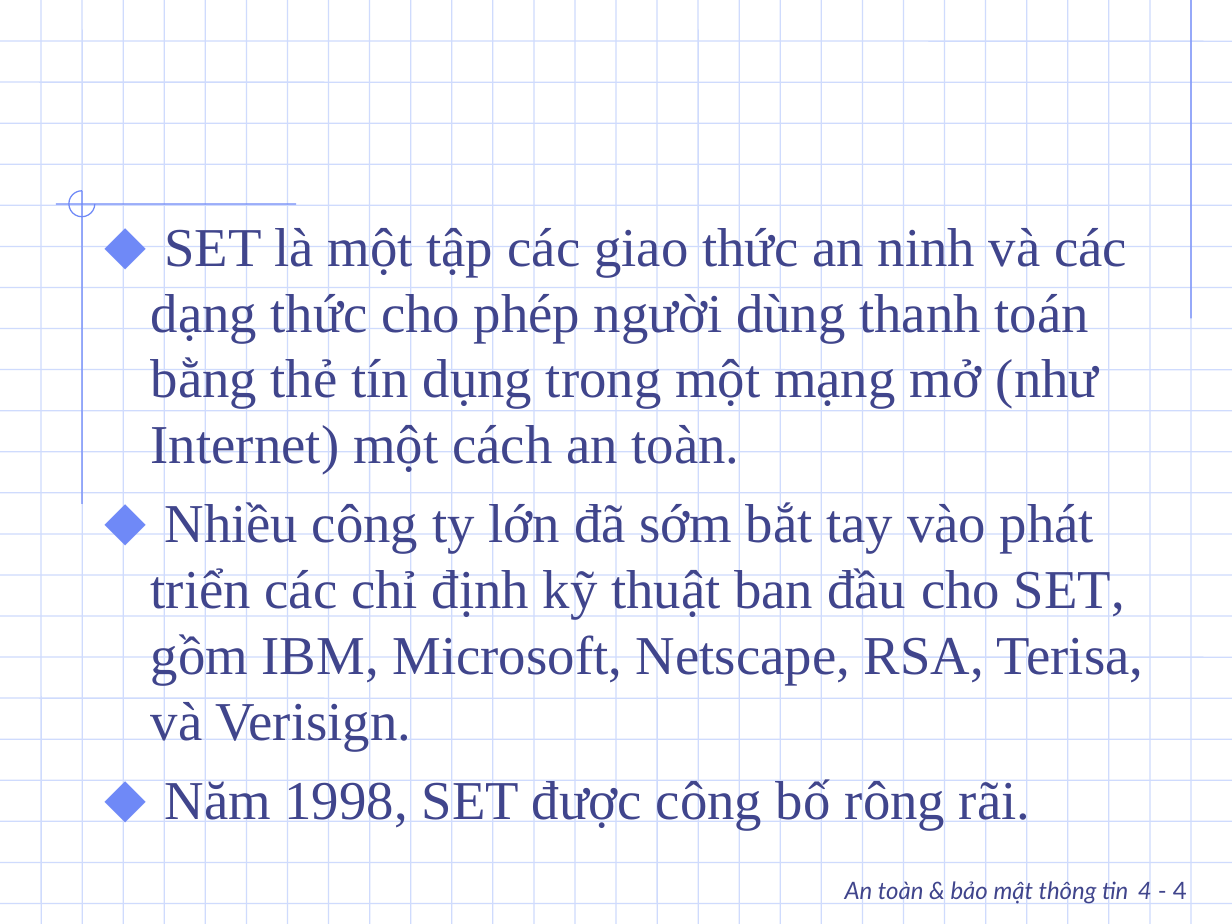
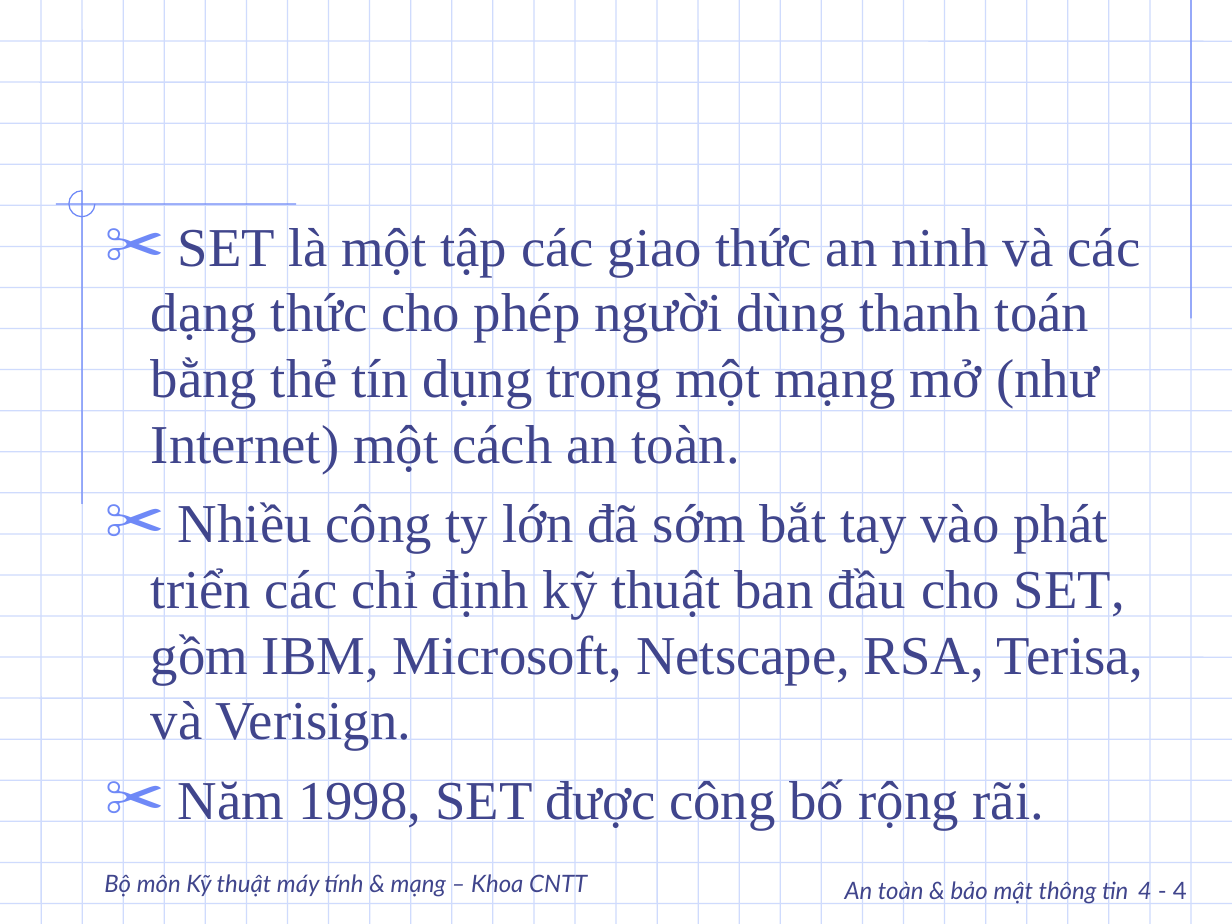
Before and after one commit to DangHieu19022004/ATTT, a slide deck: slide 4 of slide/Phan04_3.ppt. Drawn at 1232x924 pixels with LibreOffice and Linux fonts; fonts in the diff are those of the drawing; background and template pictures are left out. Boxes give left, top, right and bottom in pixels: in the first picture for what was removed or moved away, otherwise in the second. Text is boxed around its words. In the diff, an @@ line names an element or a change of style, - is before the commit and + after.

```diff
--- a/slide/Phan04_3.ppt
+++ b/slide/Phan04_3.ppt
@@ text at (151,223,1144,750): bullet ⬥ to ✂ @@
@@ text at (178,777,1043,830): text changed @@
-⬥ Năm 1998, SET được công bố rông rãi.
+✂ Năm 1998, SET được công bố rộng rãi.
@@ text added at (104,871,587,898), 14 pt, text #40458C, italic @@
+Bộ môn Kỹ thuật máy tính & mạng – Khoa CNTT
```
Also in this commit, not shown: 29 other slides changed, 2 slides added, 1 slide removed, 40 other files.
